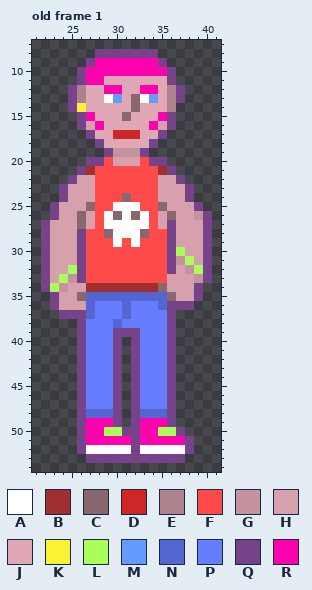
Two states of a pixel-art file, art/characters/ölef-standing.aseprite. The first picture shows the starting point.
64x64 pixels, 1 frame. Shown: old frame 1: x 21..41, y 7..54.
Palette (. is transparent): A #ffffff  B #a12f2f  C #8a676f  D #cf2727  E #ad828c  F #ff4a4a  G #c4939f  H #d6a1ad  J #e0a8b5  K #fbf236  L #a9ff59  M #639bff  N #5466d1  P #667dff  Q #76428a  R #ff00ae
Pixels before, old frame 1, first column x 22:
 8 ......QQQQQQQ......
 9 .....QRRRRRRRQ.....
10 ....QRRRRRRRRRQ....
11 ....QRRJJJJJJJQ....
12 ...QEJJRRJJRRJEQ...
13 ...QEJJAMJCAMJEQ...
14 ...QKJJJJJCJJJE....
15 ....QRJJJCJJJRQ....
16 ....QHRJJJJJRHQ....
17 .....QJJDDDJJQ.....
18 ......QJJJJJQ......
19 .......QGGGQ.......
20 .....QQFHHHFQQ.....
21 ....QBFFFFFFFBQ....
22 ...QHHFFFFFFFHHQ...
23 ..QHHHFFFFFFFHHHQ..
24 ..QHHHFFFCFFFHHHQ..
25 .QHHHCFFAAAFFCHHHQ.
26 .QHHCHFACACAFHCHHGQ
27 QHHHCHFAAAAAFHQHHHQ
28 QHHHQFFCAAACFFQHHHQ
29 QHHHQFFFAFAFFFQHHHQ
30 QHHHQFFFFFFFFFQLHHQ
31 QHHHQFFFFFFFFFQGLHQ
32 QHHLQFFFFFFFFFQHGLQ
33 QHLGQFFFFFFFFFHHHGQ
34 QLGHHBBBBBBBBCHHHQ.
35 .QHHCNNNNNNNNNCHHQ.
36 .QHHHNPPPNPPPNQQQ..
37 ..QQQNPPPNPPPPQ....
38 ....QPPPNPPPPPQ....
39 ....QPPPQQQPPPQ....
40 ....QPPPQ.QPPPQ....
41 ....QPPPQ.QPPPQ....
42 ....QPPPQ.QPPPQ....
43 ....QPPPQ.QPPPQ....
44 ....QPPPQ.QPPPQ....
45 ....QPPPQ.QPPPQ....
46 ....QPPPQ.QPPPQ....
47 ....QPPPQ.QPPPQ....
48 ....QNNNQ.QNNNQ....
49 ....QRRRQ.QRRRQ....
50 ....QRRLLQQRRLLQ...
51 ....QRRRRRQRRRRRQ..
52 ....QAAAAAQAAAAAQ..
53 .....QQQQQQQQQQQ...
After the commit:
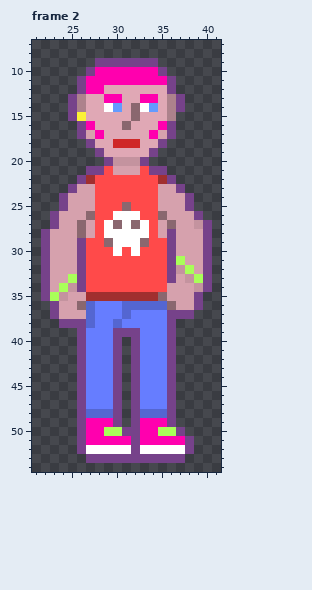
A new or re-ordered frame is compared with the old frame closest to it.
Change:
frames 1 -> 2
Changed rows in their new state; - is an unchanged pixel.
Frame 2 is new; against old frame 1:
first column x 22:
 8 ------.......------
 9 -----.QQQQQQQ.-----
10 ----.Q-------Q.----
11 -------RRRRRRR-----
12 ---.QRRJJ--JJ-Q.---
13 -------RR-JRR------
14 ----E--AM--AM--Q---
15 ---QKJ---JC--JE----
16 -----RJ--C--JR-----
17 ----QHR-JJJ-RHQ----
18 -----QJ-DDD-JQ-----
19 ------QJJJJJQ------
20 -----..QGGGQ..-----
21 ----.QQ-HHH-QQ.----
22 ---.QB-------BQ.---
23 --.Q-----------Q.--
24 ---------F---------
25 -.Q--H--FCF--H--Q.-
26 ----HC-FA-AF-CH--Q.
27 .Q------C-C---C--G-
28 ----CH-A---A-H-----
29 -------C-A-C-------
30 --------A-A----H---
31 ---------------LH--
32 ---H-----------GLH-
33 --HL----------Q-GL-
34 -HLGQFFFFFFFFF---GQ
35 QLG-HBBBBBBBBCH----
36 ----C-----NNN-CHHQ-
37 -QHHH----------QQ--
38 --QQ-N-------------
Where, in picture pixels (left, top, right, bottom), the same in both pictures:
changed: (41, 49, 212, 328)
